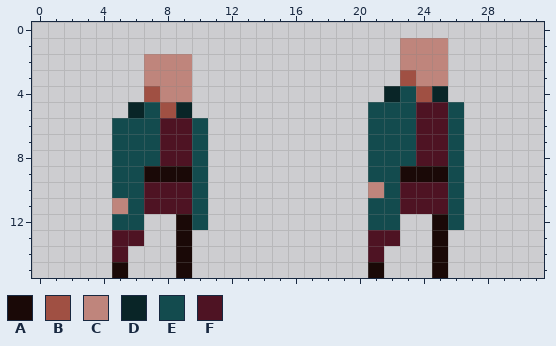
Pixel-art sprite: core/assets/character/pro-simple-idle.png. The picture above is the old version.
The file is 32x16 pixels.
Palette (. is transparent): A #1a0907  B #a05043  C #bf857c  D #092527  E #134b4e  F #4e1323
Pixels before, first column x 5:
 1 ..................CCC.
 2 ..CCC.............CCC.
 3 ..CCC.............BCC.
 4 ..BCC............DEBD.
 5 .DEBD...........EEEFFE
 6 EEEFFE..........EEEFFE
 7 EEEFFE..........EEEFFE
 8 EEEFFE..........EEEFFE
 9 EEAAAE..........EEAAAE
10 EEFFFE..........CEFFFE
11 CEFFFE..........EEFFFE
12 EE..AE..........EE..AE
13 FF..A...........FF..A.
14 F...A...........F...A.
15 A...A...........A...A.
Now the later version:
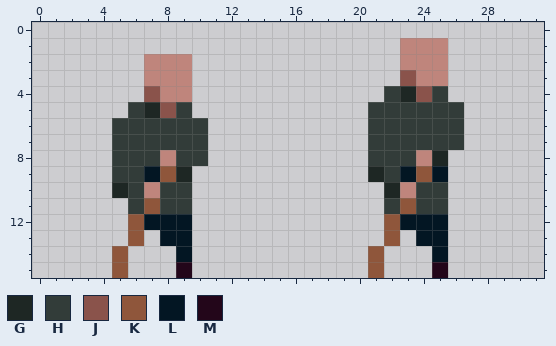
Colours new in this view: G #1e2724  H #323c39  J #8a534b  K #8f563b  L #031623  M #23061a
The edit:
Changed rows in their new state; - is an unchanged pixel.
first column x 5:
 3 ------------------J---
 4 --J--------------HGJH-
 5 -HGJH-----------HHHHHH
 6 HHHHHH----------HHHHHH
 7 HHHHHH----------HHHHHH
 8 HHHCHH----------HHHCG.
 9 HHLKG.----------GHLKL.
10 GHCHH.----------.GCHH.
11 .HKHH.----------.HKHH.
12 .KLLL.----------.KLLL.
13 .K-LL-----------.K-LL-
14 K---L-----------K---L-
15 K---M-----------K---M-
Pixel boxes of the changes (left, top, right, bottom) in both pictures:
changed: (368, 70, 464, 278)
changed: (112, 86, 208, 278)
